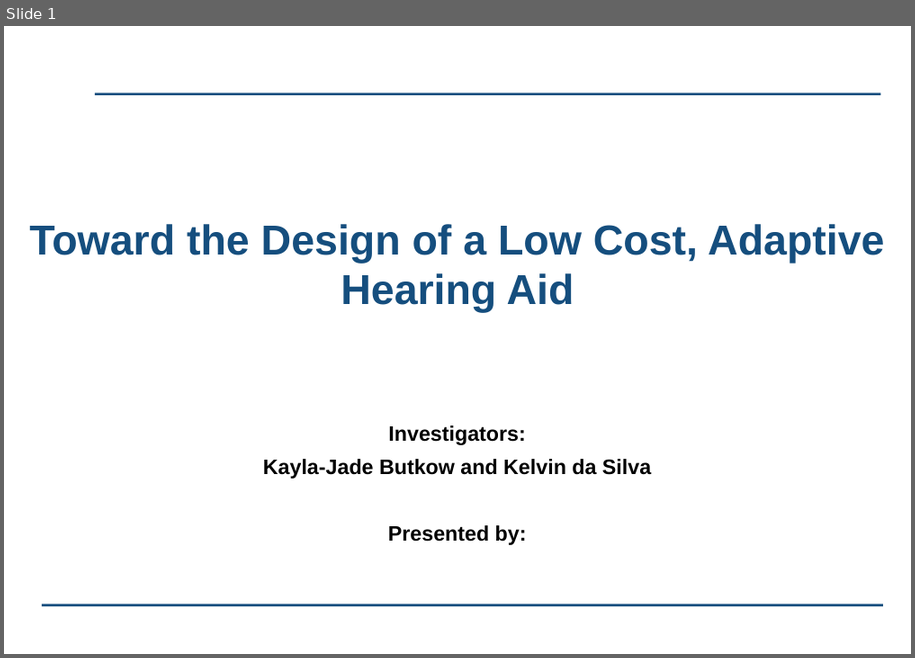
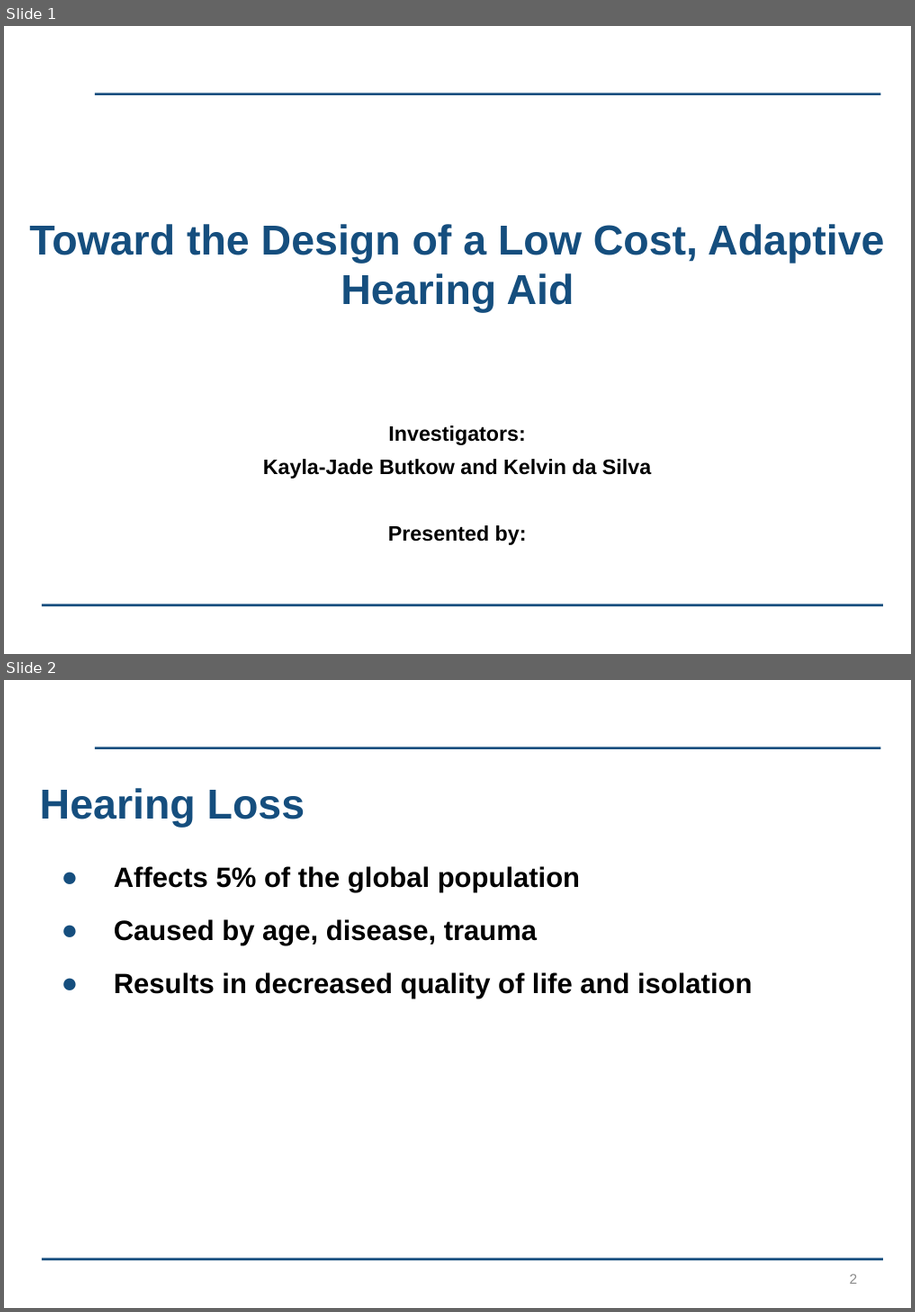
Before and after one commit to kayjayB/I_cant_hear_you, a slide deck: Presentation/Lab Project Presentation.pptx. Shown one above the other, each under a label of ours: slide 1 before the commit, slides 1 and 2 after it. The pictures are 915x658 and 915x1312 pixels, drawn with LibreOffice and Linux fonts; fonts in the diff are those of the drawing; background and template pictures are left out. Boxes give left, top, right and bottom in pixels: in the first picture for what was removed or moved away, otherwise in the second. Text is boxed around its words. In the diff, an @@ line names an element or a change of style, - is before the commit and + after.

```diff
--- a/Presentation/Lab Project Presentation.pptx
+++ b/Presentation/Lab Project Presentation.pptx
@@ slide 2 added at <box>4,680,911,1308</box>, background #FFFFFF; not listed: 2 template elements that a slide beside it also shows @@
@@ title added at <box>40,788,305,827</box>, 36 pt, text #154E7E, bold @@
+Hearing Loss
@@ text added at <box>114,866,752,1000</box>, 24 pt, text #000000, bold @@
+● Affects 5% of the global population
+● Caused by age, disease, trauma
+● Results in decreased quality of life and isolation
@@ page number added at <box>850,1274,858,1284</box>, 12 pt, text #8C8C8C @@
+2
```
Also in this commit, not shown: 2 slides changed, 1 other slide added.
